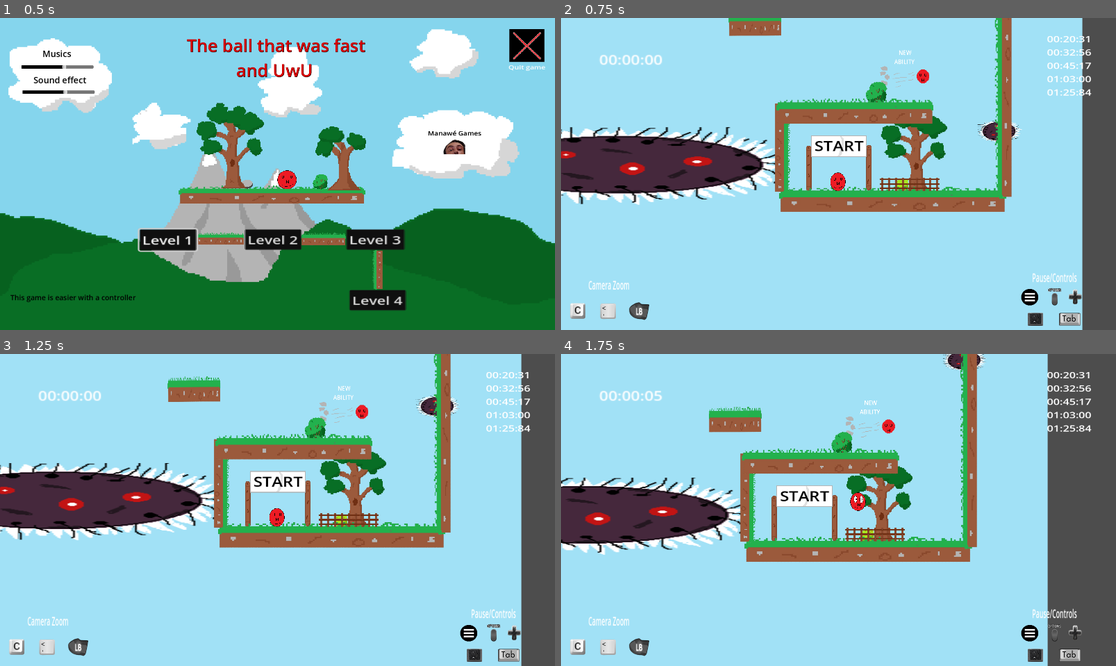
Above: before the commit, frames 1-4 (two rows, left to right).
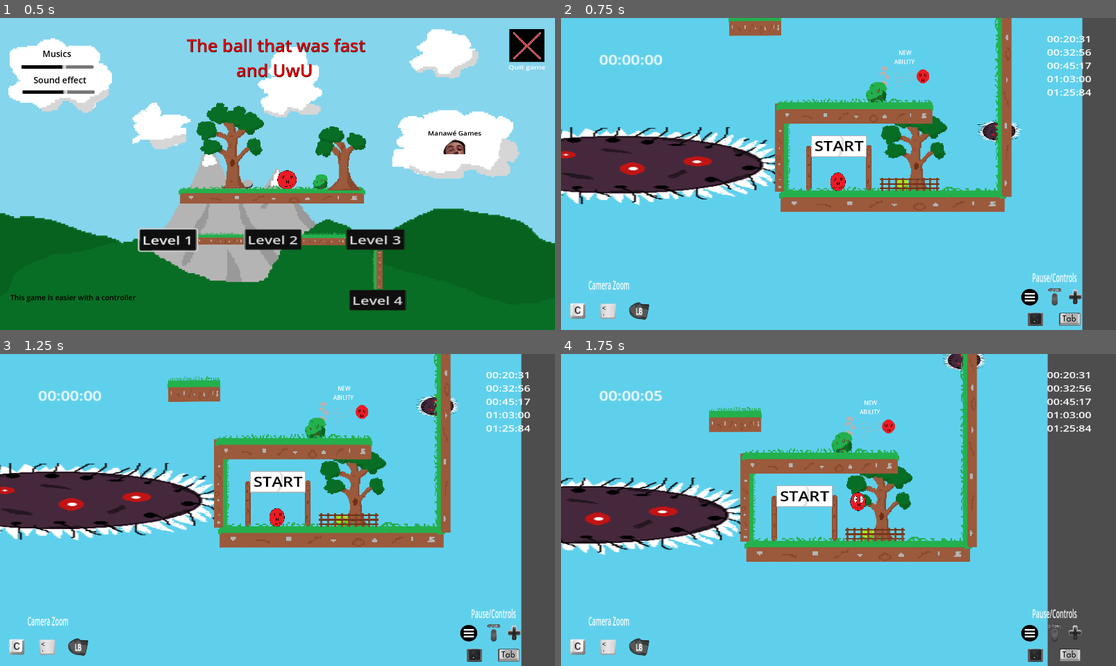
Above: after the commit, the same moments.

Repository: Mahnwe/TheBallThatWasUwU
Game: Godot game, scene res://Scenes/menu.tscn
The game is run twice, just before and just after one commit, with the same random seed, the same clock (stepped at 60 frames per second) and the same inputs. Sound files missing from this copy of the repository are replaced by a short silence.
Inputs (mouse positions are in pixels of both pictures, inside the frame that each line leads up to):
- Up to frame 1 (0.5 s): no input
- Up to frame 2 (0.75 s): click "Level 2" at 0.5 s
- Up to frame 3 (1.25 s): no input
- Up to frame 4 (1.75 s): tap Enter at 1.25 s; move the mouse to (960, 494) at 1.27 s; hold D (move_right) from 1.28 s (still down); tap F (next_level) at 1.35 s; click (960, 494) at 1.42 s; tap Space (jump) at 1.52 s

Frame 1 is identical in both runs. In frame 2, 75% of the frame differs, in the area x 0-94%, y 0-100%; in frame 3, 75%; in frame 4, 71%.

Commit message:
Change background color in levels

Diff:
--- a/Scenes/level1.tscn
+++ b/Scenes/level1.tscn
@@ -640,7 +640,7 @@
 offset_top = -1107.0
 offset_right = 925.0
 offset_bottom = 1022.0
-color = Color(0.632084, 0.88015, 0.962591, 1)
+color = Color(0.372549, 0.815686, 0.92549, 1)
 
 [node name="Background" type="Sprite2D" parent="."]
 visible = false
--- a/Scenes/level2.tscn
+++ b/Scenes/level2.tscn
@@ -136,7 +136,7 @@
 offset_right = -1310.0
 offset_bottom = 1498.0
 scale = Vector2(1.56, 0.84)
-color = Color(0.632084, 0.88015, 0.962591, 1)
+color = Color(0.372549, 0.815686, 0.92549, 1)
 
 [node name="GameArea" parent="." instance=ExtResource("2_3pu7n")]
 position = Vector2(-2112, 427)
--- a/Scenes/level3.tscn
+++ b/Scenes/level3.tscn
@@ -980,7 +980,7 @@
 offset_top = -3157.0
 offset_right = 2855.0
 offset_bottom = 1456.0
-color = Color(0.632084, 0.88015, 0.962591, 1)
+color = Color(0.372549, 0.815686, 0.92549, 1)
 
 [node name="Palm2" parent="." instance=ExtResource("27_lrvx7")]
 position = Vector2(532, -740)
